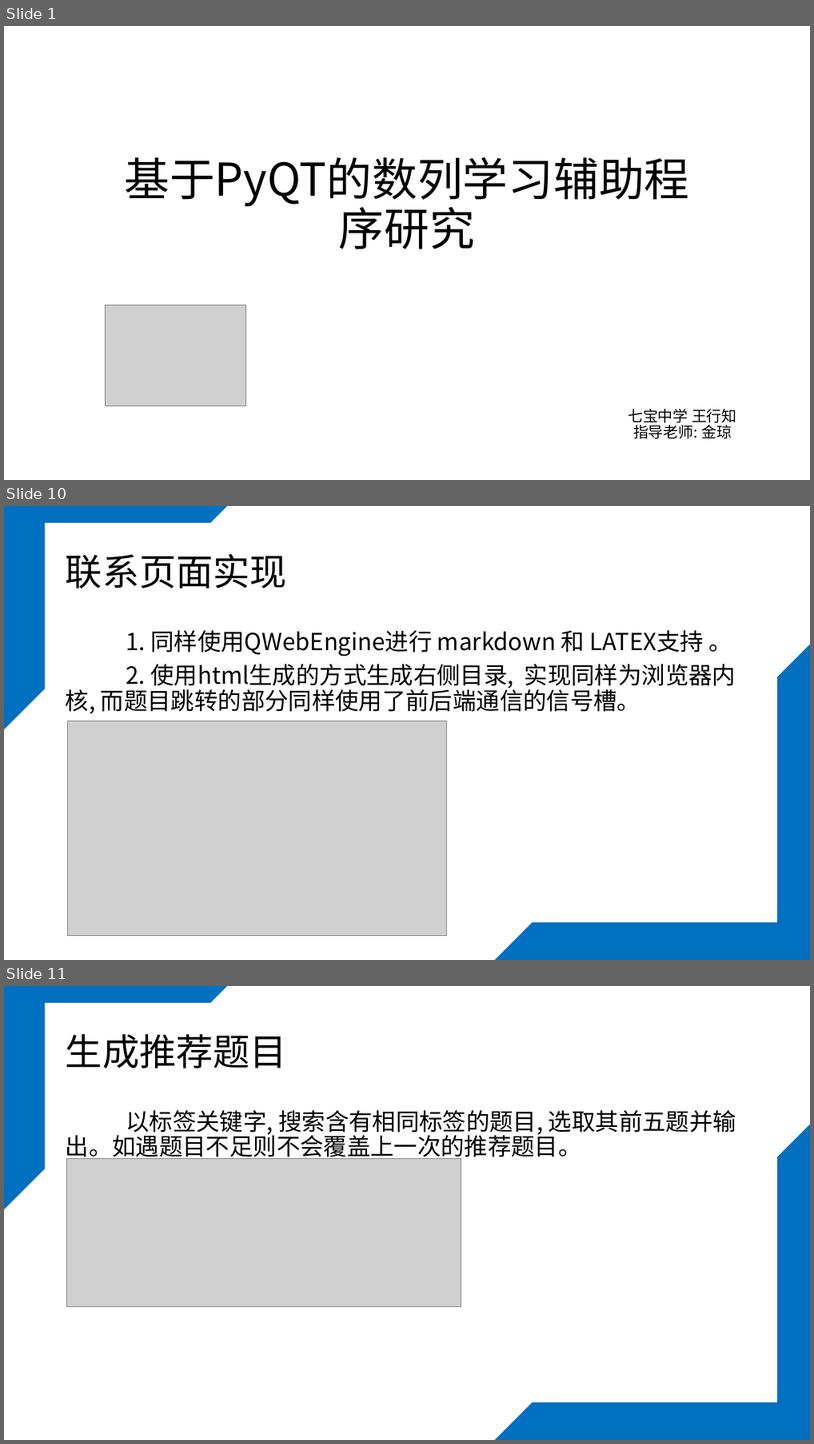
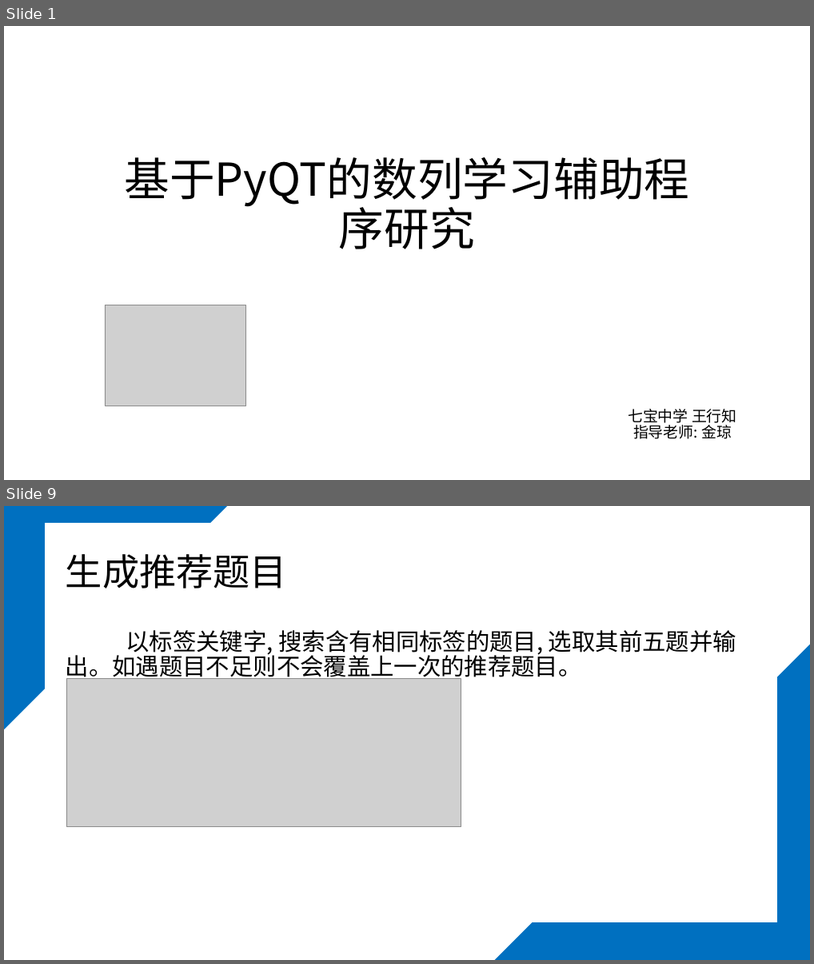
Before and after one commit to zhizhizhiwang/study_project-2024, a slide deck: 课题.pptx. Shown one above the other, each under a label of ours: slides 1, 10 and 11 before the commit, slides 1 and 9 after it; the slides between them are not shown. The pictures are 814x1444 and 814x964 pixels, drawn with LibreOffice and Linux fonts; fonts in the diff are those of the drawing; grey boxes stand for pictures. Boxes give left, top, right and bottom in pixels: in the first picture for what was removed or moved away, otherwise in the second. Text is boxed around its words. In the diff, an @@ line names an element or a change of style, - is before the commit and + after.

```diff
--- a/课题.pptx
+++ b/课题.pptx
@@ slide 10 removed at [4,506,810,960], background #FFFFFF; not listed: 3 template elements that a slide beside it also shows @@
@@ title removed at [66,554,287,588] @@
-联系页面实现
@@ text removed at [66,630,736,714] @@
-1. 同样使用QWebEngine进行 markdown 和 LATEX支持 。
-2. 使用html生成的方式生成右侧目录, 实现同样为浏览器内核, 而题目跳转的部分同样使用了前后端通信的信号槽。
@@ picture removed at [67,720,446,936] @@
@@ what was slide 11 is now slide 9 @@
```
Also in this commit, not shown: 9 slides changed, 1 slide added, 2 other slides removed.
